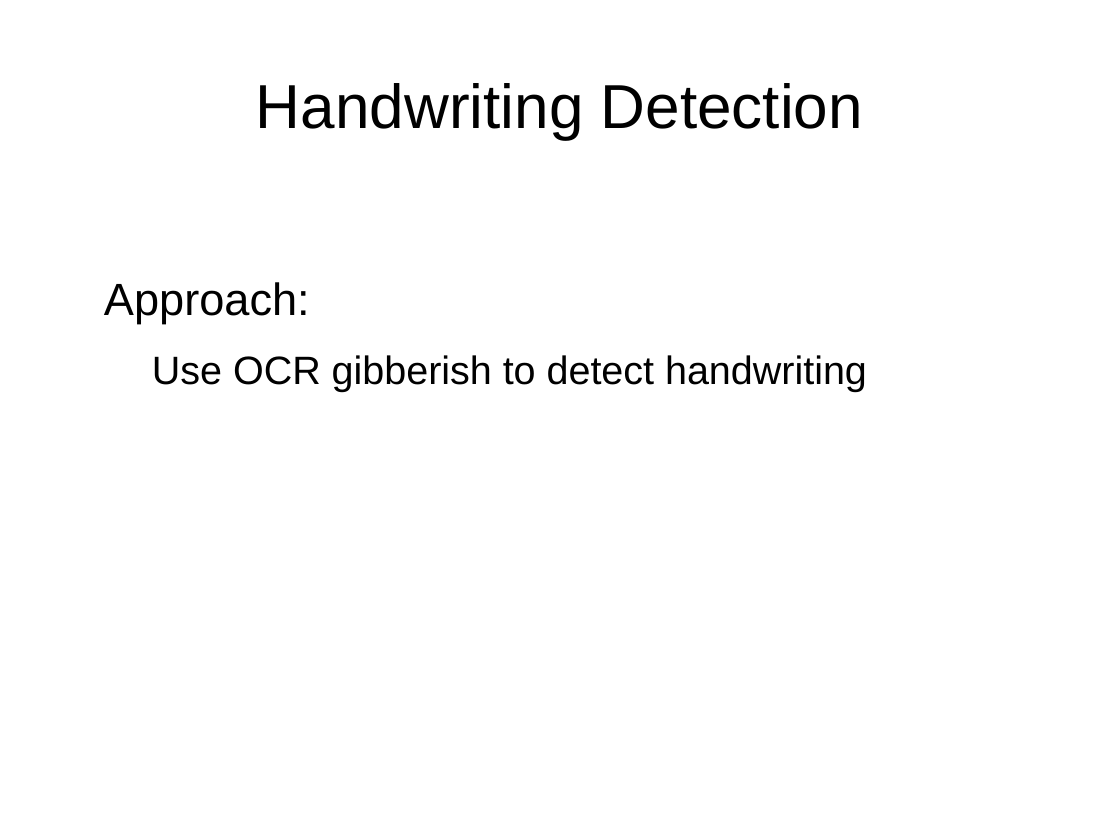
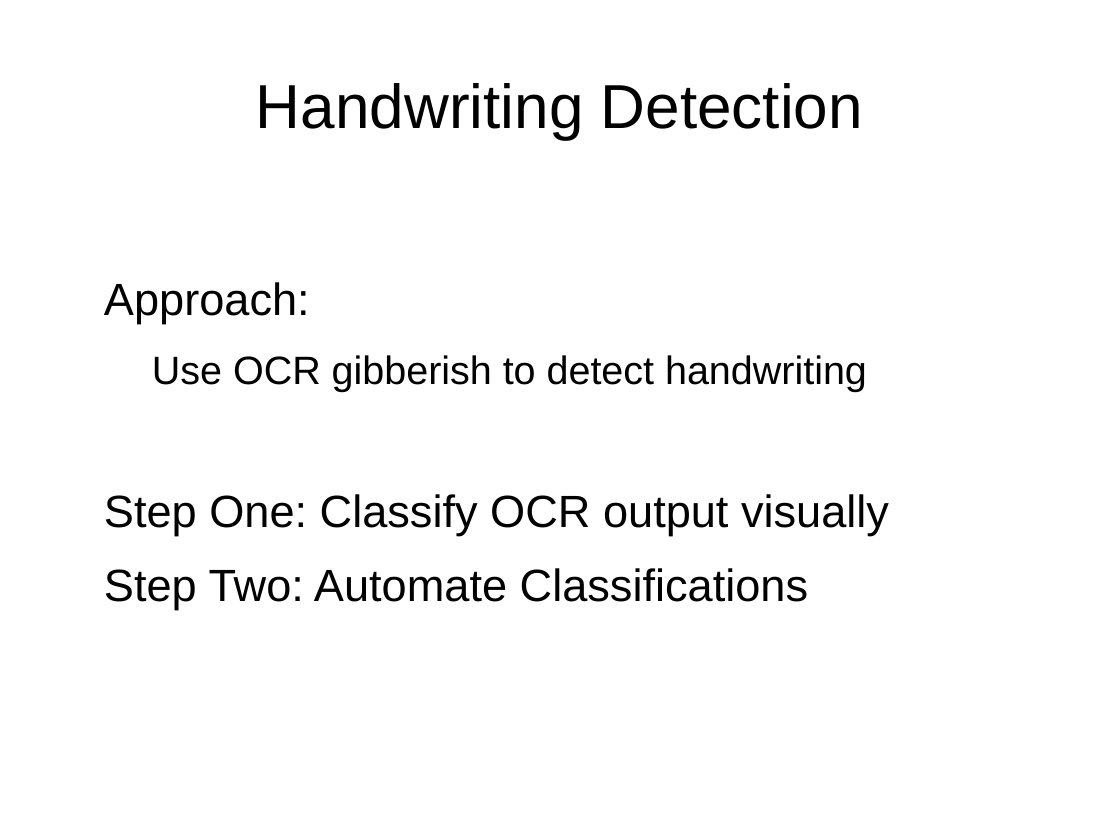
Before and after one commit to idigbio-aocr/LabelExtraction, a slide deck: slide 4 of HackathonPresentation.odp. Drawn at 1120x840 pixels with LibreOffice and Linux fonts; fonts in the diff are those of the drawing. Boxes give left, top, right and bottom in pixels: in the first picture for what was removed or moved away, otherwise in the second. Text is boxed around its words. In the diff, an @@ line names an element or a change of style, - is before the commit and + after.

Commit message:
Added handwriting detection work

```diff
--- a/HackathonPresentation.odp
+++ b/HackathonPresentation.odp
@@ text at (104, 494, 889, 610): paragraphs added @@
+Step One: Classify OCR output visually
+Step Two: Automate Classifications
```
Also in this commit, not shown: 2 other slides changed, 3 slides added, 3 slides removed.
